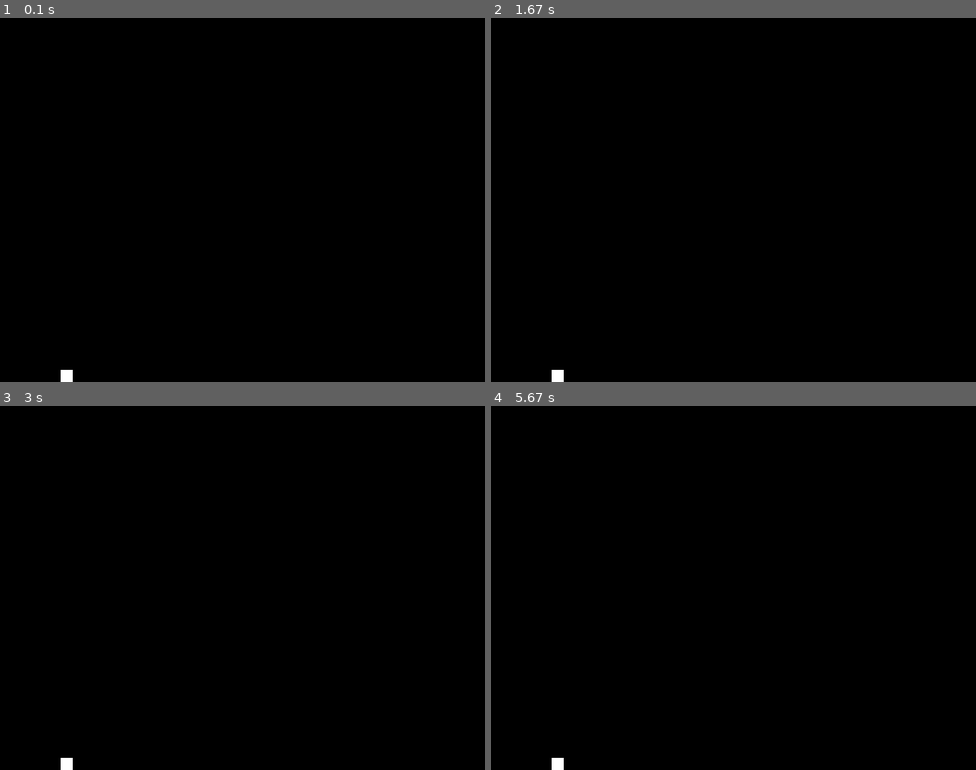
Above: before the commit, frames 1-4 (two rows, left to right).
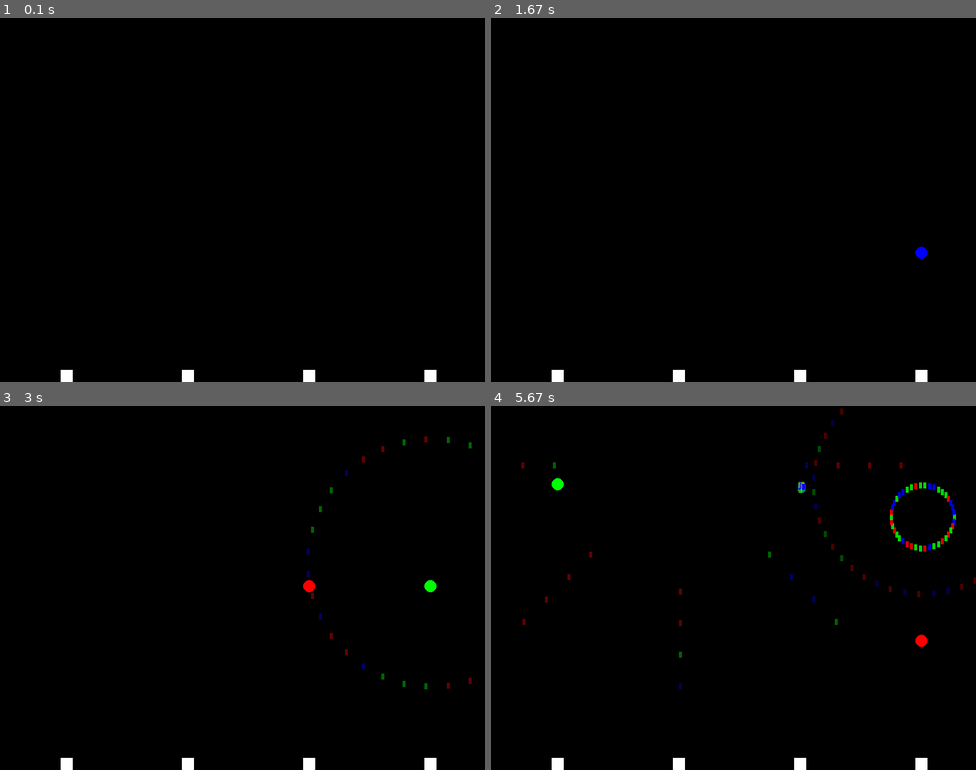
Above: after the commit, the same moments.

Repository: PumpkinFan/learn_pygame
Game: pygame game, started from firework_tutorial.py
The game is run twice, just before and just after one commit, with the same random seed, the same clock (stepped at 60 frames per second) and the same inputs.
Inputs:
- Up to frame 1 (0.1 s): no input
- Up to frame 2 (1.67 s): no input
- Up to frame 3 (3 s): no input
- Up to frame 4 (5.67 s): no input

The runs differ from the first frame. In frame 1, 0.2% of the frame differs, in the area x 37-90%, y 96-100%; in frame 2, 0.3%; in frame 3, 0.6%; in frame 4, 1.3%, in the area x 6-100%, y 0-100%.

Commit message:
finished tutorial

Diff:
--- a/main.py
+++ b/firework_tutorial.py
@@ -1,6 +1,7 @@
 import pygame
 import time
 import random
+import math
 
 pygame.init()
 
@@ -16,10 +17,39 @@
     (0, 255, 0),
     (0, 0, 255),
 ]
+GRAVITY = 0.01
 
 
 class Projectile:
-    pass
+    WIDTH = 5
+    HEIGHT = 10
+    ALPHA_DECREMENT = 3  # alpha ranges from 0-255
+
+    def __init__(self, x, y, x_vel, y_vel, color):
+        self.x = x
+        self.y = y
+        self.x_vel = x_vel
+        self.y_vel = y_vel
+        self.color = color
+        self.alpha = 255
+
+    def move(self):
+        self.x += self.x_vel
+        self.y += self.y_vel
+        self.alpha = max(0, self.alpha - self.ALPHA_DECREMENT)
+
+    def draw(self, win):
+        self.draw_rect_alpha(
+            win, self.color + (self.alpha,), (self.x, self.y, self.WIDTH, self.HEIGHT)
+        )
+
+    @staticmethod  # doesn't require access to any class properties
+    def draw_rect_alpha(surface, color, rect):
+
+        # in pygame everything you draw is a surface
+        shape_surf = pygame.Surface(pygame.Rect(rect).size, pygame.SRCALPHA)
+        pygame.draw.rect(shape_surf, color, shape_surf.get_rect())
+        surface.blit(shape_surf, rect)  # blit places one surfaces onto another
 
 
 class Firework:
@@ -39,12 +69,56 @@
 
     def explode(self):
         self.exploded = True
+        num_projectiles = random.randrange(self.MIN_PROJECTILES, self.MAX_PROJECTILES)
+
+        if random.randint(0, 1) == 0:
+            self.create_circular_projectiles(num_projectiles)
+        else:
+            self.create_star_projectiles()
+
+    def create_circular_projectiles(self, n_proj):
+        angle_dif = (2 * math.pi) / n_proj
+        current_angle = 0
+        vel = random.randrange(self.PROJECTILE_VEL - 1, self.PROJECTILE_VEL + 1)
+        for _ in range(n_proj):
+            x_vel = vel * math.cos(current_angle)
+            y_vel = vel * math.sin(current_angle)
+            color = random.choice(COLORS)
+            projectile = Projectile(self.x, self.y, x_vel, y_vel, color)
+            self.projectiles.append(projectile)
+            current_angle += angle_dif
+
+    def create_star_projectiles(self):
+        angle_dif = math.pi / 4
+        current_angle = 0
+        n_proj = 32
+        for i in range(1, n_proj + 1):
+            vel = self.PROJECTILE_VEL + (i % (n_proj / 8))
+            x_vel = math.cos(current_angle) * vel
+            y_vel = math.sin(current_angle) * vel
+            color = random.choice(COLORS)
+            self.projectiles.append(Projectile(self.x, self.y, x_vel, y_vel, color))
+            if i % (n_proj / 8) == 0:
+                current_angle += angle_dif
 
     def move(self, max_width, max_height):
         if not self.exploded:
             self.y += self.y_vel
             if self.y <= self.explode_height:
                 self.explode()
+            self.y_vel += GRAVITY
+
+        projectiles_to_remove = []
+        for projectile in self.projectiles:
+            projectile.move()
+
+            if projectile.x >= max_width or projectile.x < 0:
+                projectiles_to_remove.append(projectile)
+            elif projectile.y >= max_height or projectile.y < 0:
+                projectiles_to_remove.append(projectile)
+
+        for projectile in projectiles_to_remove:
+            self.projectiles.remove(projectile)
 
     def draw(self, win):
         if not self.exploded:
@@ -107,7 +181,12 @@
     run = True
     clock = pygame.time.Clock()  # game clock
 
-    launchers = [Launcher(100, HEIGHT - Launcher.HEIGHT, 3000)]
+    launchers = [
+        Launcher(100, HEIGHT - Launcher.HEIGHT, 4000),
+        Launcher(300, HEIGHT - Launcher.HEIGHT, 3000),
+        Launcher(500, HEIGHT - Launcher.HEIGHT, 2000),
+        Launcher(700, HEIGHT - Launcher.HEIGHT, 1000),
+    ]
 
     while run:
         clock.tick(FPS)
